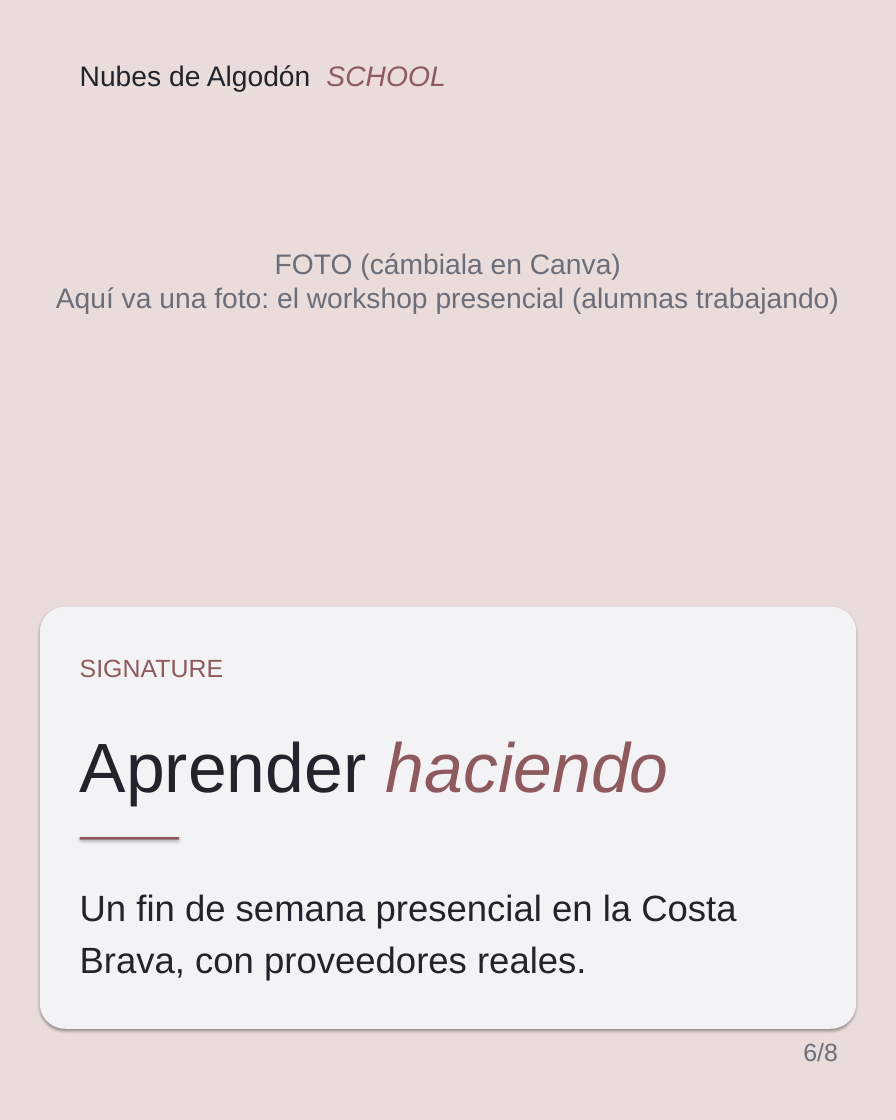
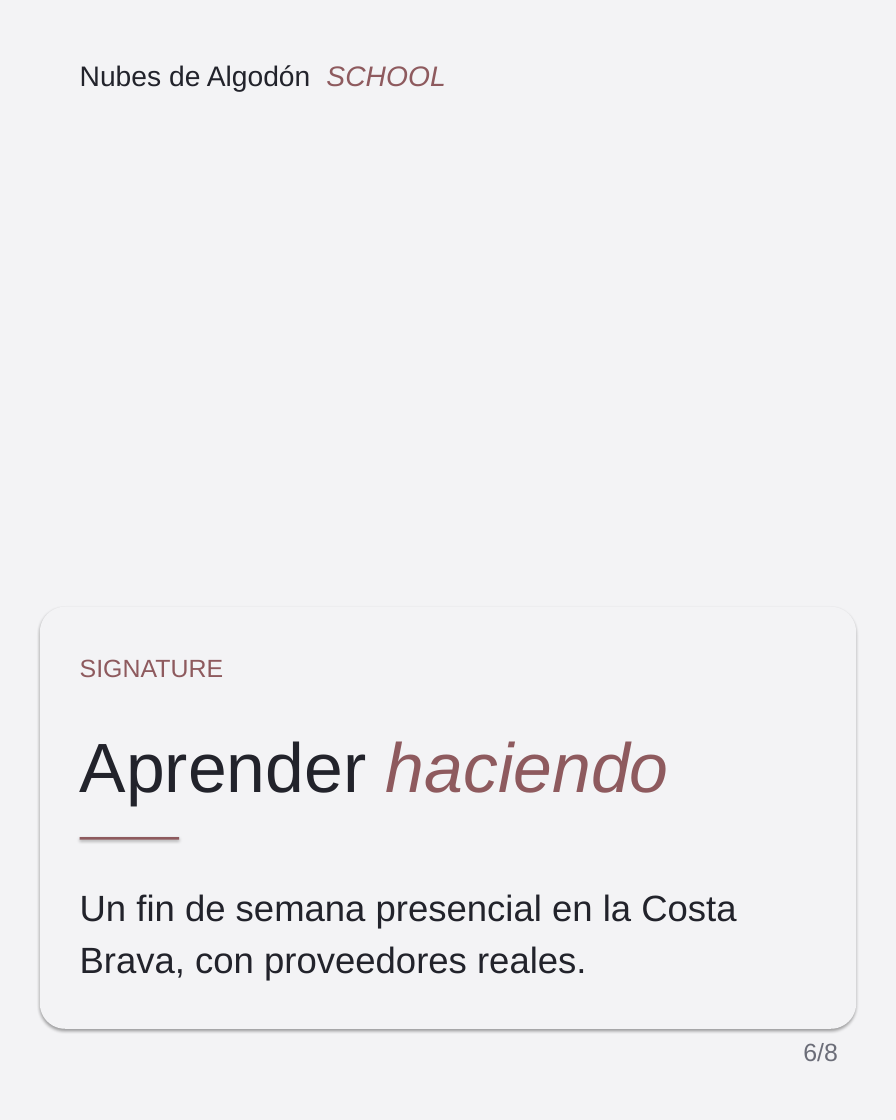
Before and after one commit to NDAEVENTS/NUBES-SCHOOL, a slide deck: slide 6 of public/ig/2026-10-30-nuevas/2026-10-30-carrusel-canva.pptx. Drawn at 896x1120 pixels with LibreOffice and Linux fonts; fonts in the diff are those of the drawing; background and template pictures are left out. Boxes give left, top, right and bottom in pixels: in the first picture for what was removed or moved away, otherwise in the second. Text is boxed around its words. In the diff, an @@ line names an element or a change of style, - is before the commit and + after.

```diff
--- a/public/ig/2026-10-30-nuevas/2026-10-30-carrusel-canva.pptx
+++ b/public/ig/2026-10-30-nuevas/2026-10-30-carrusel-canva.pptx
@@ rectangle removed at <box>0,0,896,1120</box> @@
@@ text removed at <box>56,253,839,313</box> @@
-FOTO (cámbiala en Canva)
-Aquí va una foto: el workshop presencial (alumnas trabajando)
```
Also in this commit, not shown: 1 other slide changed, 13 other files.
